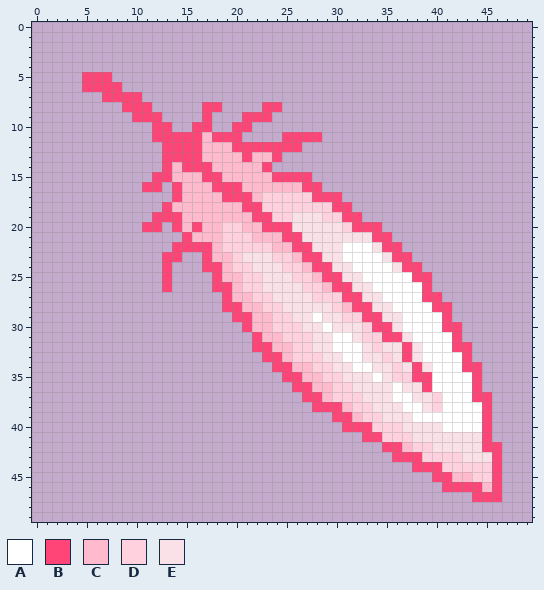
Pixel-art sprite: images/feather.png. The picture above is the old version.
The file is 50x50 pixels.
Palette (. is transparent): A #ffffff  B #ff4577  C #ffbacd  D #ffd1de  E #fae0e7
Pixels before (only the part around the change), first column x 0:
 0 ..................................................
 1 ..................................................
 2 ..................................................
 3 ..................................................
 4 ..................................................
 5 .....BBB..........................................
 6 .....BBBB.........................................
 7 .......BBBB.......................................
 8 .........BBB.....BB....BB.........................
 9 ..........BBB....B...BBB..........................
10 ............BB..BB..BB............................
11 ............BBBBBCBBB....BBBB.....................
12 .............BBBBCCCBBBBBBB.......................
13 .............BBBBCCCCBCCB.........................
14 .............BCBBBCCCCCB..........................
15 ............BBCCCBBCCCCCBBBB......................
16 ...........BB.BCCCBBBCCCCCCBB.....................
17 ..............BCCCCBBBCDDDDDBBB...................
18 .............BCCCCCCCBBDDDDDDDBB..................
19 ............BBBCCCCCCCBBDDEEEDDBB.................
20 ...........BB.BCBCCDDCCBBBEEEEEDBBB...............
21 ...............BCCCDDDCCCBBEEEEEEEBB..............
22 ..............BBBBCDDDDDCCBBEEEAAAEBB.............
23 .............BB..BCCDEEEDDCBBEEAAAAEBB............
24 .............B...BBCDDEEEDDCBBEEAAAAEBB...........
25 .............B....BCCDDEEEDDCBBEEAAAAABB..........
26 .............B....BBCDDEEEEDDCBBEEAAAAAB..........
27 ...................BCCDDEEEEDDDBBEEAAAABB.........
28 ...................BBCCDDEEEEEDCBBEEAAAABB........
29 ....................BBCCDDEEAEEDDBBEEAAAAB........
30 .....................BCCDDDEEAEEEDBBEAAAABB.......
31 ......................BCCDDDEEAAEDDBBEAAAAB.......
32 ......................BBCCDDEEAAAEDEEBEAAABB......
33 .......................BBCDDDEEAAEEDEBEAAAAB......
34 ........................BBCCDDEEAAEEDEBEAAABB.....
35 .........................BBCCDDEEEAEDDBBAAAAB.....
36 ..........................BBCCDDEEEEAEEBAAAAB.....
37 ...........................BBCDDDEEEAAEEDAAABB....
38 ............................BBBCDDEEEAAEDAAAAB....
39 ..............................BBCDDEEEAAAAAAAB....
40 ...............................BBBDDDEEEEAAAAB....
41 .................................BBDDDEEEEEEEB....
42 ...................................BBCDDEEEEEBB...
43 ....................................BBBDDDDEEEB...
44 ......................................BBBDDDDDB...
45 ........................................BBCCDDB...
46 .........................................BBBBCB...
47 ............................................BBB...
48 ..................................................
49 ..................................................
Now the later version:
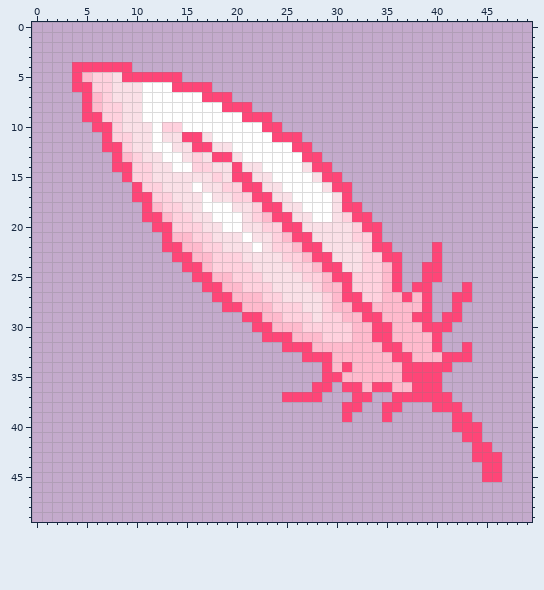
Change:
Changed rows in their new state; - is an unchanged pixel.
first column x 4:
 4 BBBBBB-------------------------------------
 5 BCDDEBBBBBB--------------------------------
 6 B-DDEEEAAABBBB-----------------------------
 7 -BCDEEEAAAAAABBB---------------------------
 8 -BCDDEEAAAAAAAABBB-..----------------------
 9 -BBDDEEAAAAAAAAAA--------------------------
10 --BBDEEEADDAAAAAAAABB----------------------
11 ---BDDEEAEE--EAAAAAAB--..------------------
12 ---BBDEEAAEE-BEEAAAAAA-B-------------------
13 ----BCDEEAAEDEBBEAAAAAABB------------------
14 ----BBDDEEAADDEEBEEAAAAEBB-----------------
15 -----BDDEEEEEEDEBBEEAAAAEBB----------------
16 ------BDDEEEAEEDDBBEEAAAAEBB---------------
17 ------BBDDEEEAEEDDBBEEAAAAEB---------------
18 -------BCDDEEAAAEEDBBEEAAAE-B--------------
19 -------B-CDDEEAAAEDCBB--AAED-B-------------
20 -------.-BDDDEEAAEEDD-B----ED--------------
21 ---------BCCDDEEEAEEDC-B----DD-.-----------
22 ---------B-CCDDEEEAEDDC-B--EEDB-.---B------
23 ---------.-BCCDD----E-DC-B-EEDDB-.--B------
24 ---------.-BBCDD-----E-DC-B-EDDCB..BB------
25 ---------.--BBC-D-----E-DC-BDDDCB..-B------
26 ---------.---B-C---D---E--C-DDDCB.B----B---
27 --------------B---C-D---E-C--DDCCBC-.-BB---
28 -------------------C-DD--DC---CCCCCB..B----
29 ----------------.-B-C-DDEDDCC--CCCBB.-B----
30 -----------------.BBCCCDDDDDCC--CCCBB-.----
31 ------------------.BBBCCCDDDCCB-CCCCB..----
32 ------------------...BBBCCCCCCCBBCCCB..----
33 -------------------....BBBCCCCCCB-CCCBB----
34 --------------------.....BCBCCCCCB-BBB...--
35 ---------------------....BBCCCCCCB--B....--
36 ----------------------..BB.BBCBBCCB-B....--
37 ---------------------BB--...BB..BBBBBB....-
38 ------------------------...BB..BB...BBB...-
39 --------------------------.-...B......BB..-
40 ---------------------------...........BBB.-
41 -----------------------------..........BB.-
42 -------------------------------.........B-.
43 --------------------------------........BB-
44 ----------------------------------.......B-
45 ------------------------------------.....B-
46 -------------------------------------......
47 ----------------------------------------...
Boxes around the changes in both pictures, in picture pixels (x1, y1, x2, y2):
changed: (72, 62, 502, 502)
